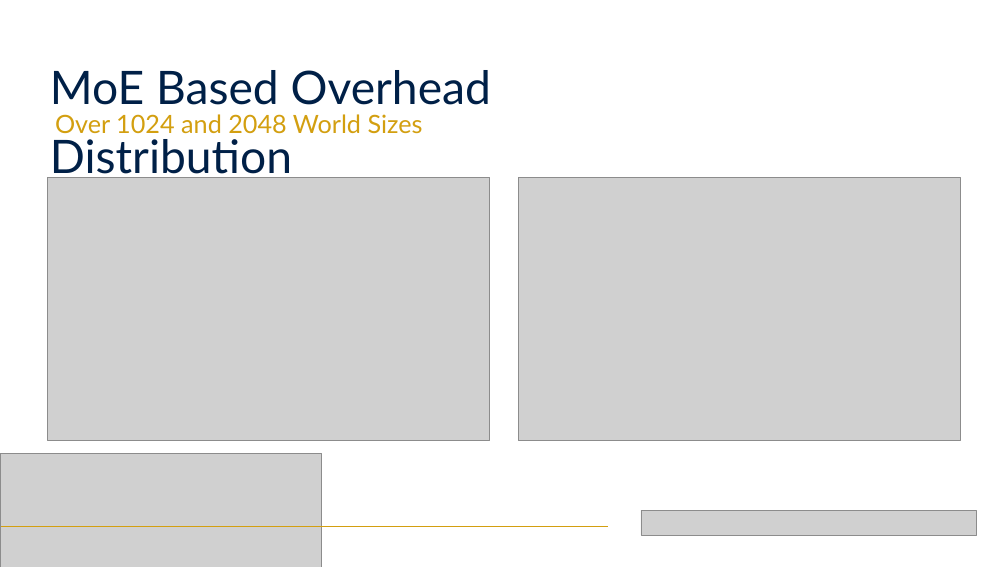
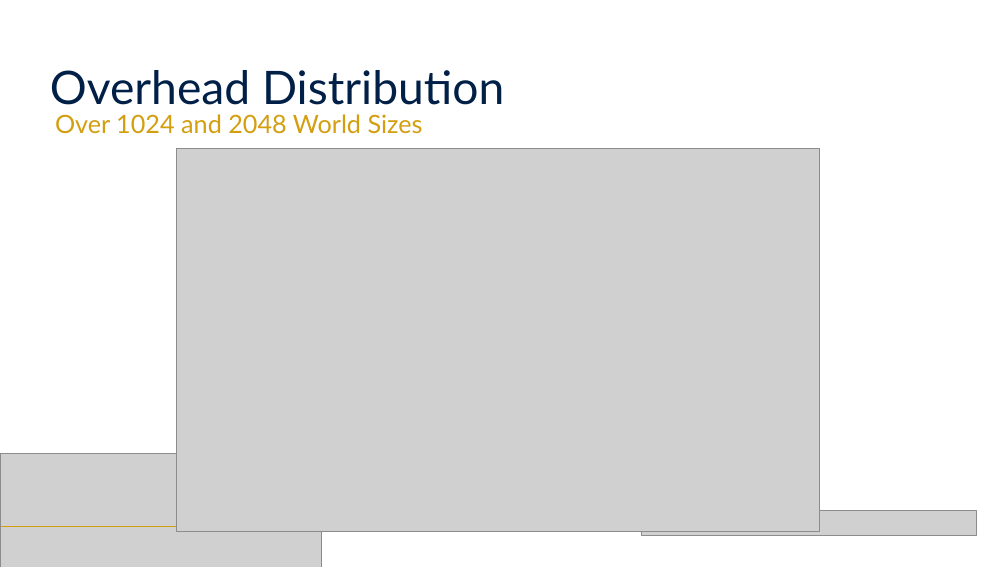
Before and after one commit to eden-avidan/llm_dc_topologies, a slide deck: slide 4 of CSSlideshow_Eng/CSSlideshowTemp4Eng.pptx. Drawn at 1008x567 pixels with LibreOffice and Linux fonts; fonts in the diff are those of the drawing; grey boxes stand for pictures. Boxes give left, top, right and bottom in pixels: in the first picture for what was removed or moved away, otherwise in the second. Text is boxed around its words. In the diff, an @@ line names an element or a change of style, - is before the commit and + after.

```diff
--- a/CSSlideshow_Eng/CSSlideshowTemp4Eng.pptx
+++ b/CSSlideshow_Eng/CSSlideshowTemp4Eng.pptx
@@ text at bbox=[50, 70, 504, 105]: text changed @@
-MoE Based Overhead Distribution
+Overhead Distribution
@@ picture added at bbox=[176, 148, 819, 532] @@
@@ picture removed at bbox=[48, 177, 490, 441] @@
@@ picture removed at bbox=[518, 177, 960, 441] @@
```
Also in this commit, not shown: 1 other slide changed, 2 slides removed, 49 other files.
